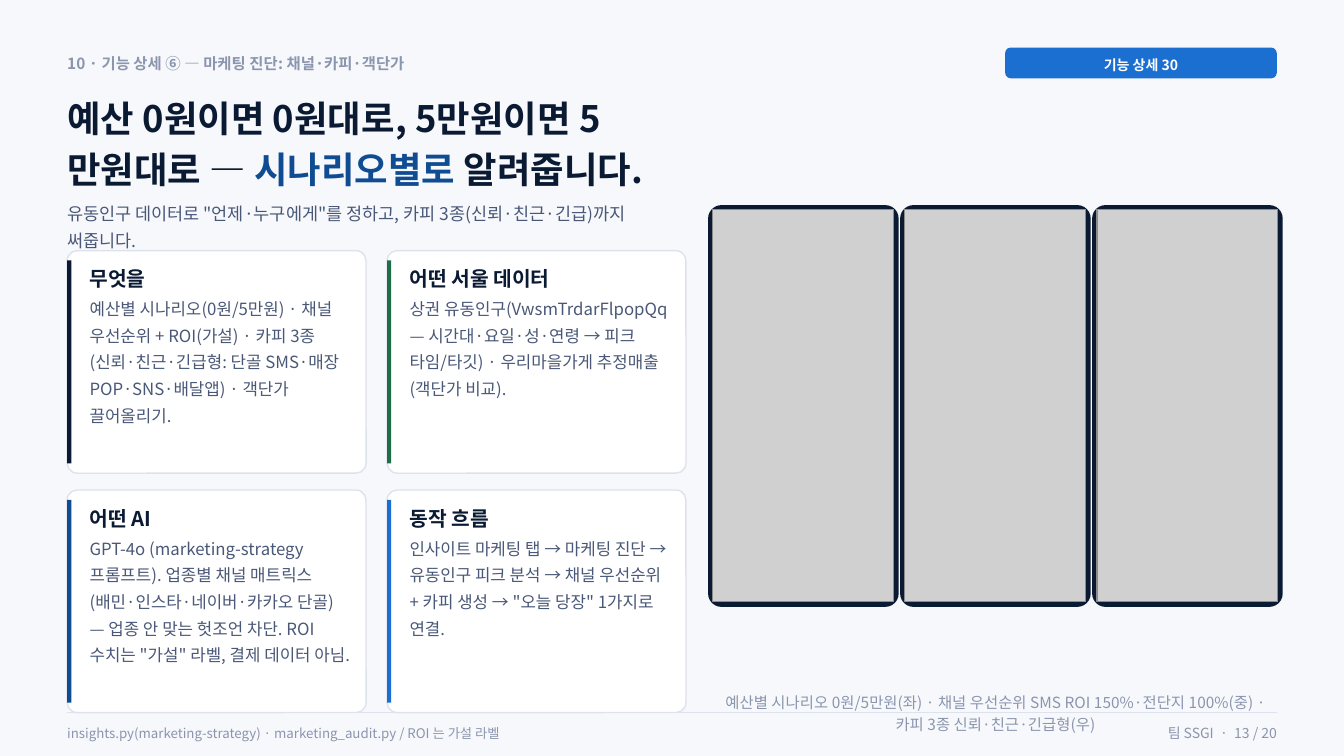
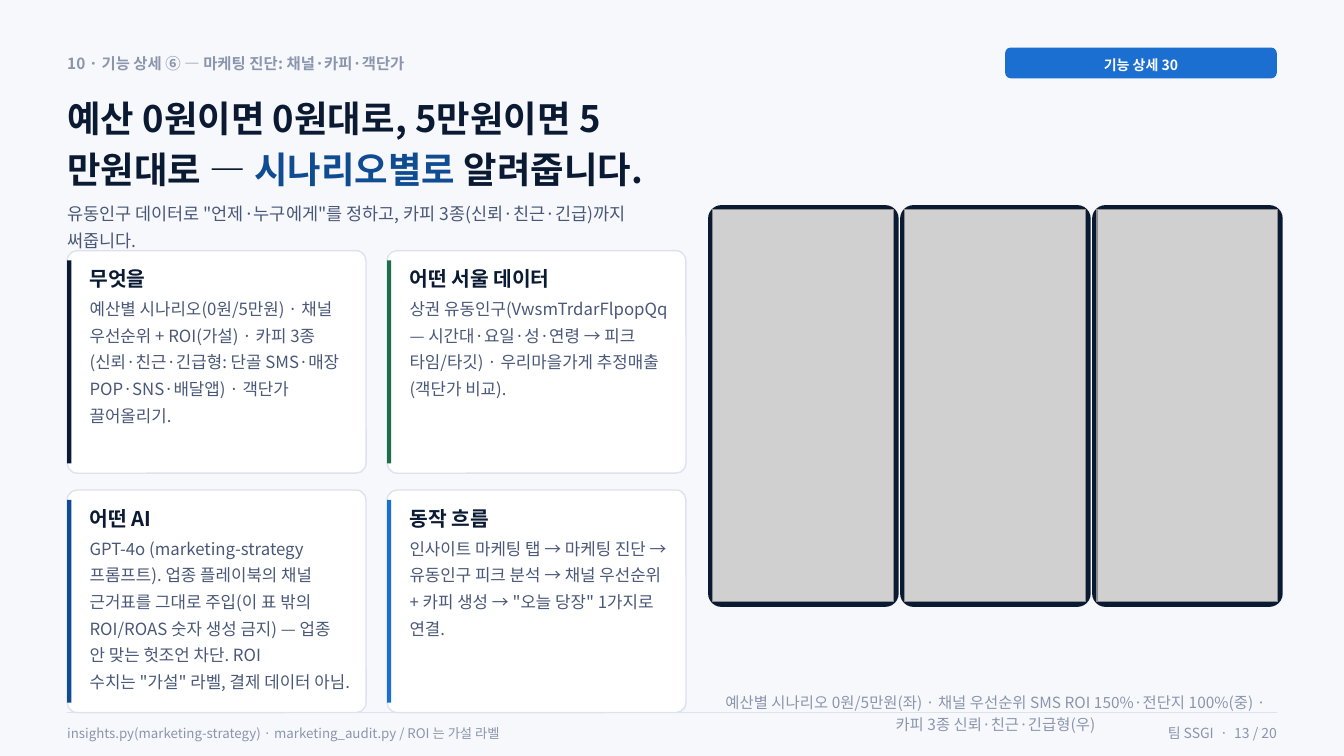
Before and after one commit to Tok-Baro/SSGI_AI_Coach, a slide deck: slide 13 of SSGI_상세기획서_심사위원용.pptx. Drawn at 1344x756 pixels with LibreOffice and Linux fonts; fonts in the diff are those of the drawing; grey boxes stand for pictures. Boxes give left, top, right and bottom in pixels: in the first picture for what was removed or moved away, otherwise in the second. Text is boxed around its words. In the diff, an @@ line names an element or a change of style, - is before the commit and + after.

```diff
--- a/SSGI_상세기획서_심사위원용.pptx
+++ b/SSGI_상세기획서_심사위원용.pptx
@@ text at bbox=[90, 541, 350, 691]: text changed @@
-GPT-4o (marketing-strategy 프롬프트). 업종별 채널 매트릭스(배민·인스타·네이버·카카오 단골) — 업종 안 맞는 헛조언 차단. ROI 수치는 "가설" 라벨, 결제 데이터 아님.
+GPT-4o (marketing-strategy 프롬프트). 업종 플레이북의 채널 근거표를 그대로 주입(이 표 밖의 ROI/ROAS 숫자 생성 금지) — 업종 안 맞는 헛조언 차단. ROI 수치는 "가설" 라벨, 결제 데이터 아님.
```
Also in this commit, not shown: 8 other slides changed, 1 other file.
